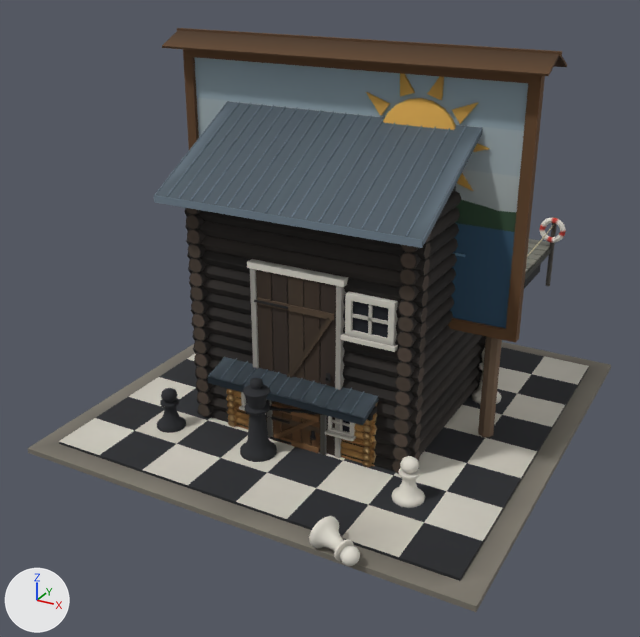
An edit to the glTF model art/baked/aventyr2/flarken.glb, drawn before and after from the same camera.
The view is the same before and after, from a camera (50 mm lens) standing at (14.5, -28.5, 17.9) and looking at (-3.3, 3.9, 1.8). The lights are fixed; the arrows at lower left show +X, +Y and +Z. The first picture is the older version. Vertices at exactly the same position are counted once.

Names of what the first picture shows: 'bryggarm', 'hydda', 'hydda-skjutdorr', 'hydda-tjarad', 'schack', 'solskylt'.
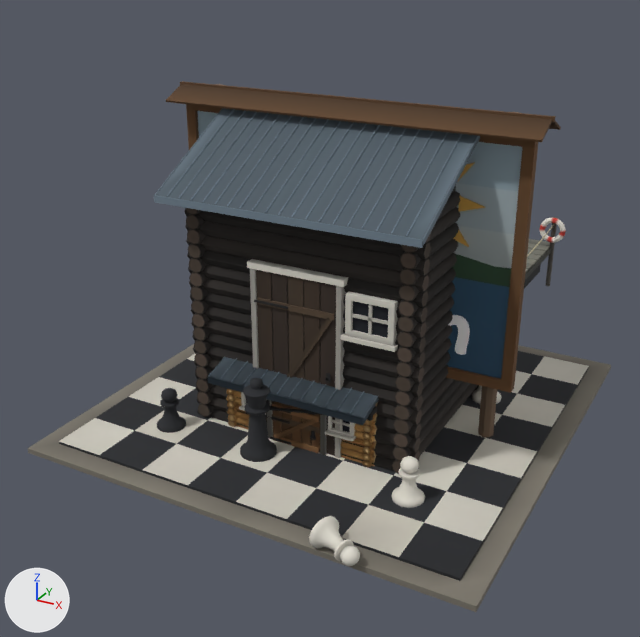
Diff of the bpy script that builds the scene:
```diff
--- a/art/baked/aventyr2/flarken.glb.py
+++ b/art/baked/aventyr2/flarken.glb.py
@@ mat_kit @@
+mat_kit = bpy.data.materials.new('kit')
+mat_kit.use_nodes = True; mat_kit.node_tree.nodes.clear()
+_N = mat_kit.node_tree.nodes; _L = mat_kit.node_tree.links
+n0 = _N.new('ShaderNodeBsdfPrincipled'); n0.name = 'Principled BSDF'
+n0.inputs[2].default_value = 0.9  # 'Roughness'
+n1 = _N.new('ShaderNodeOutputMaterial'); n1.name = 'Material Output'
+n2 = _N.new('ShaderNodeVertexColor'); n2.name = 'Color Attribute'
+_L.new(n0.outputs[0], n1.inputs[0])  # 'BSDF' to 'Surface'
+_L.new(n2.outputs[0], n0.inputs[0])  # 'Color' to 'Base Color'
@@ me_solskylt @@
-me_solskylt.from_pydata(...)  # 606 vertices, 1144 faces; spans x -7.35..7.35, y -1.11..1.11, z -0.2..14.48
+me_solskylt.from_pydata(...)  # 534 vertices, 1028 faces; spans x -7.35..7.35, y -1.11..1.11, z -0.2..12.48
+# me_solskylt part 1: the loose piece of 16 vertices spanning x -6.5..6.5, y -0.2..-0.15, z 8.87..13.5 is moved by (0.0, 0.0, -2.0)
+# me_solskylt part 2: the loose piece of 90 vertices spanning x -6.5..6.5, y -0.23..-0.15, z 5.0..10.0 is moved by (0.0, 0.0, -2.0)
+# me_solskylt part 3: the loose piece of 62 vertices spanning x 1.41..4.3, y -0.45..-0.23, z 9.85..12.73 is moved by (0.0, 0.0, -2.0)
+# me_solskylt part 4: the loose piece of 6 vertices spanning x 4.46..5.39, y -0.32..-0.23, z 11.02..11.56 is moved by (0.0, 0.0, -2.0)
+# me_solskylt part 5: the loose piece of 6 vertices spanning x 3.99..4.91, y -0.32..-0.23, z 12.01..12.78 is moved by (0.0, 0.0, -2.0)
+# me_solskylt part 6: the loose piece of 6 vertices spanning x 3.09..3.64, y -0.32..-0.23, z 12.72..13.69 is moved by (0.0, 0.0, -2.0)
+# me_solskylt part 7: the loose piece of 6 vertices spanning x 2.08..2.63, y -0.32..-0.23, z 12.72..13.69 is moved by (0.0, 0.0, -2.0)
+# me_solskylt part 8: the loose piece of 6 vertices spanning x 0.81..1.73, y -0.32..-0.23, z 12.01..12.78 is moved by (0.0, 0.0, -2.0)
+# me_solskylt part 9: the loose piece of 6 vertices spanning x 3.99..4.91, y -0.32..-0.23, z 9.8..10.57 is moved by (0.0, 0.0, -2.0)
+# me_solskylt part 10: the loose piece of 24 vertices spanning x -6.9..6.9, y -0.36..0.02, z 4.6..13.9 is moved by (0.0, 0.0, -2.0)
+# me_solskylt part 11: the loose piece of 8 vertices spanning x -7.3..7.3, y -1.11..0.01, z 13.87..14.43 is moved by (0.0, 0.0, -2.0)
+# me_solskylt part 12: the loose piece of 8 vertices spanning x -7.3..7.3, y -0.01..1.11, z 13.87..14.43 is moved by (0.0, 0.0, -2.0)
+# me_solskylt part 13: the loose piece of 8 vertices spanning x -7.35..7.35, y -0.08..0.08, z 14.32..14.48 is moved by (0.0, 0.0, -2.0)
+# me_solskylt part 14: 49 vertices removed from x 5.6..6.21, y 0.02..0.62, z 2.72..14.4; 41 vertices added at x 5.6..6.21, y 0.02..0.62, z 2.95..12.4
+# other edits to the shape of me_solskylt do not show in these pictures
 me_solskylt.materials.append(mat_kit_leaf)
@@ ob_solskylt_name @@
+ob_solskylt_name = bpy.data.objects.new('solskylt-name', me_solskylt_name)  # 913 vertices, 899 faces; spans x -5.13..5.18, y -0.3, z 3.63..5.9
+ob_solskylt_name.location = (0.0, 0.0, 0.0)
```

Where the change shows, as pixel boxes (x1, y1, x2, y2) in the pictures (640 x 637 px; the box of a moved part takes in the faces that stretch with it):
'solskylt', reshaped (13% shorter)
    before: (162, 28, 567, 437)
    after: (166, 81, 561, 437)
'solskylt-name', added
    after: (448, 315, 470, 355)
part 1 of me_solskylt, moved or reshaped
    before: (194, 57, 528, 212)
    after: (197, 111, 522, 268)
part 2 of me_solskylt, moved or reshaped
    before: (450, 200, 516, 328)
    after: (446, 254, 511, 379)
part 3 of me_solskylt, moved or reshaped (not visible afterwards)
    before: (383, 98, 456, 130)
part 4 of me_solskylt, moved or reshaped
    before: (473, 143, 490, 152)
    after: (458, 196, 485, 212)
part 5 of me_solskylt, moved or reshaped
    before: (452, 102, 479, 124)
    after: (457, 162, 475, 182)
part 6 of me_solskylt, moved or reshaped (not visible afterwards)
    before: (427, 77, 444, 100)
part 7 of me_solskylt, moved or reshaped (not visible afterwards)
    before: (400, 73, 415, 97)
part 8 of me_solskylt, moved or reshaped (not visible afterwards)
    before: (366, 92, 390, 116)
part 9 of me_solskylt, moved or reshaped
    before: (457, 173, 473, 191)
    after: (453, 230, 469, 247)
part 10 of me_solskylt, moved or reshaped
    before: (183, 49, 545, 343)
    after: (186, 104, 538, 393)
part 11 of me_solskylt, moved or reshaped
    before: (162, 30, 559, 76)
    after: (166, 84, 552, 142)
part 12 of me_solskylt, moved or reshaped
    before: (554, 57, 567, 67)
    after: (549, 121, 561, 130)
part 13 of me_solskylt, moved or reshaped
    before: (177, 28, 562, 57)
    after: (180, 81, 556, 122)
part 14 of me_solskylt, moved or reshaped
    before: (478, 336, 502, 437)
    after: (478, 112, 519, 437)
